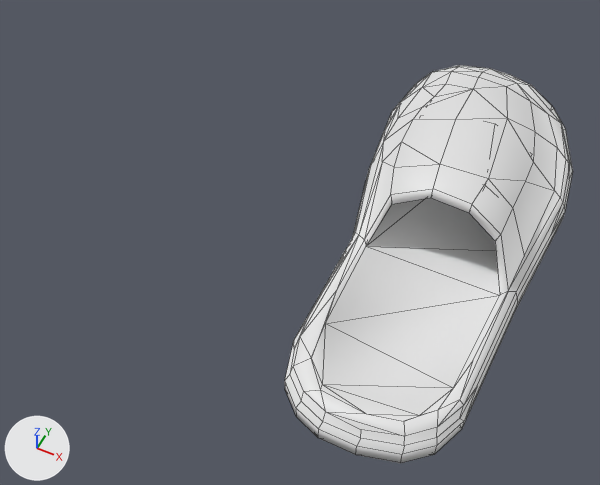
Two versions of the FBX model global-game-jam-2021/Assets/Models/mpantofla-deksi.fbx, one commit apart.
Rendered twice from a 50 mm camera at (5.1, -10.46, 13.46) aimed at (0.52, -1.31, 2.01). Lighting does not change. The marker at lower left points along +X, +Y and +Z. Mesh edges are drawn as thin lines. Materials are left out; every surface is plain grey. Where no turn or scale is listed for an object, it has been applied to the vertices.

Objects in the first picture: 'Plane.001_Plane.002'.
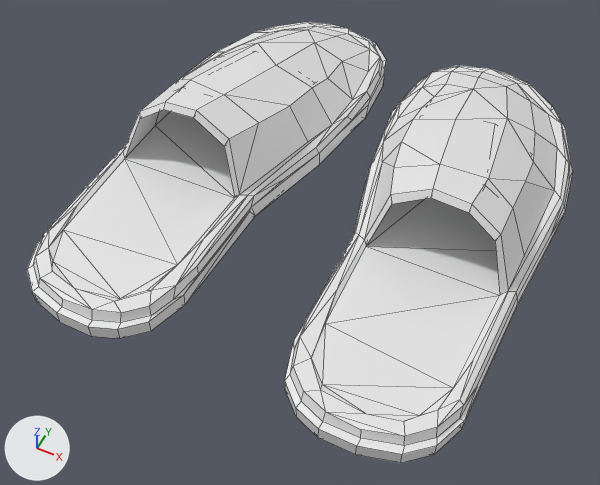
The edits, one by one:
me_plane_001_plane_002 has 174 vertices, 222 faces and spans x 0.74..4.7, y -4.81..4.76, z 2.12..3.99.
me_plane_001_plane_002 is used by ob_plane_001_plane_002; location (0.0, 0.0, 0.0).
me_plane_001_plane_002 part 1: edges marked sharp go from 0 to 360.
Mesh me_plane is new.
It has 174 vertices, 218 faces and spans x -3.74..0.22, y -4.81..4.76, z 2.12..3.99.
Object 'Plane' (ob_plane) is new; it shows me_plane.
Its location is (0.0, 0.0, 0.0).

Where the change shows, as pixel boxes (x1, y1, x2, y2) in the pictures (600 x 485 px):
'Plane', added
    after: (27, 22, 386, 339)
part 1 of me_plane_001_plane_002, shading changed
    both: (285, 65, 573, 463)
